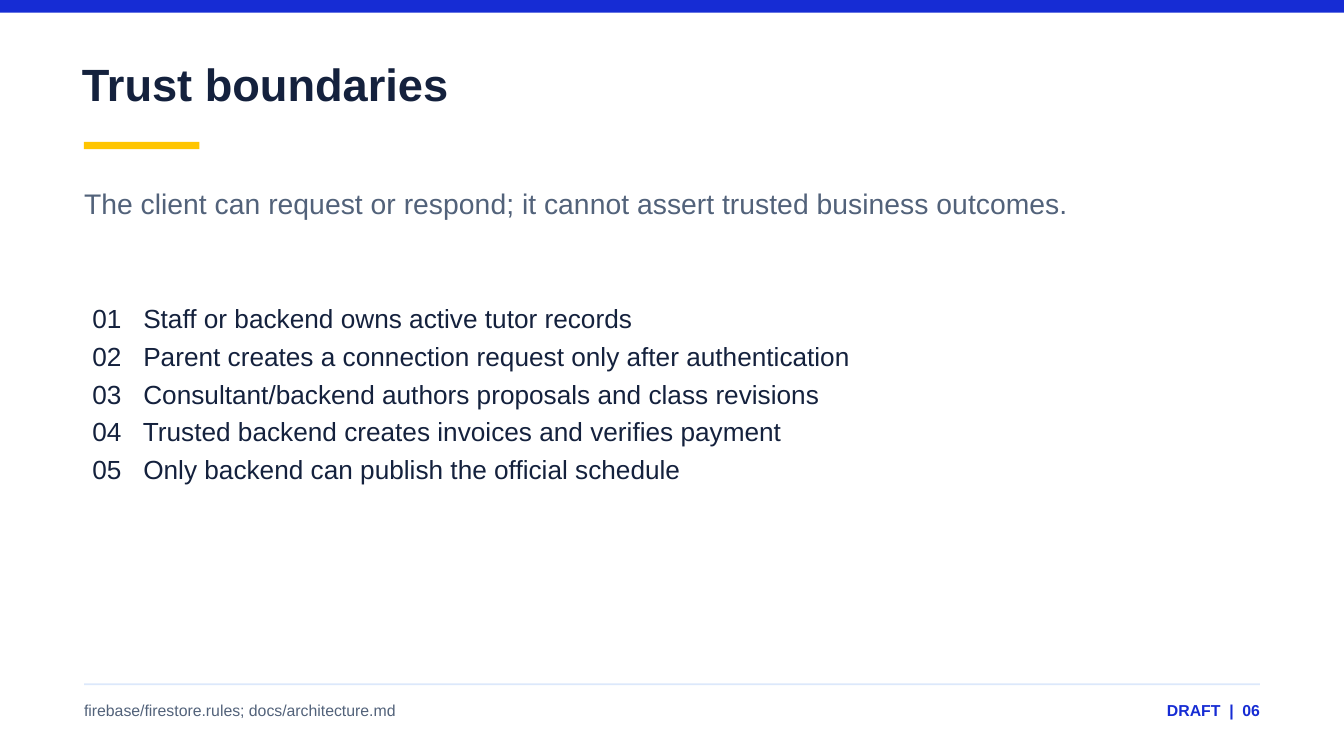
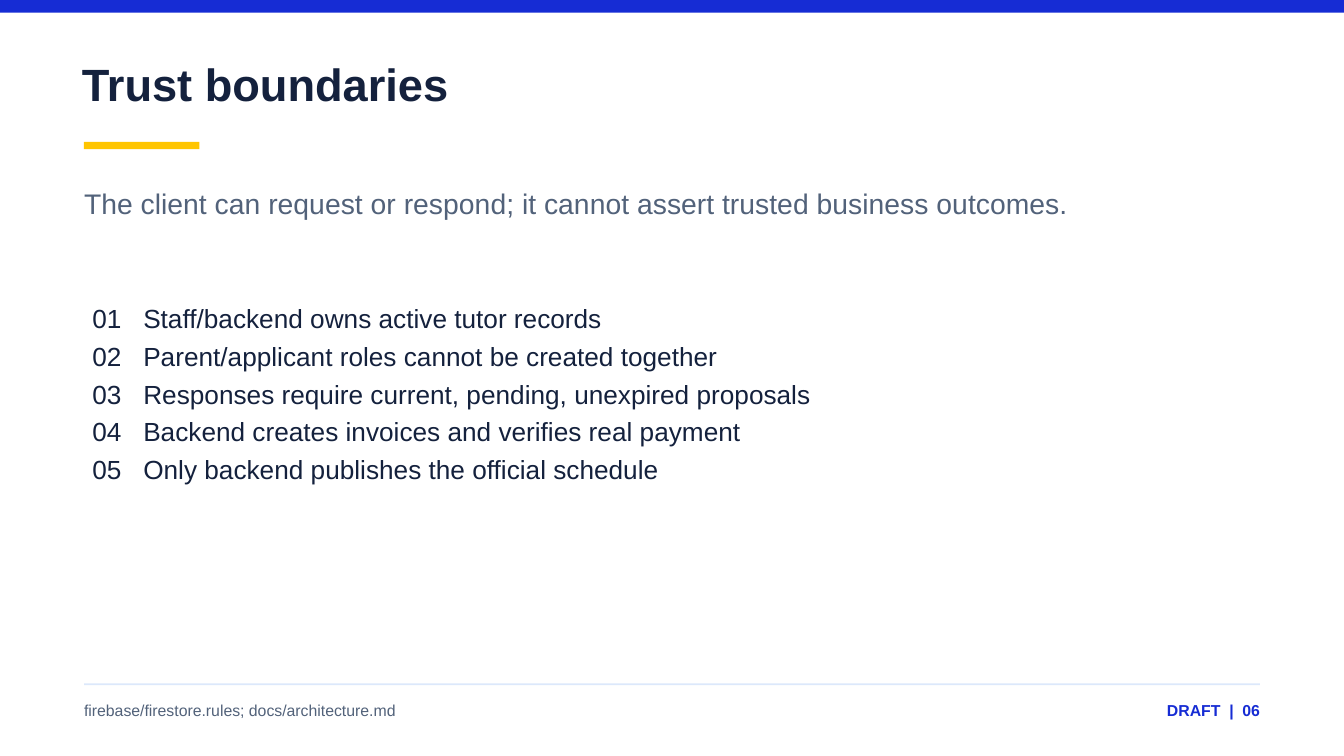
Before and after one commit to YukikoKaori/beewise-lab2, a slide deck: slide 6 of output/presentations/BeeWise-Lab3-Review-DRAFT.pptx. Drawn at 1344x756 pixels with LibreOffice and Linux fonts; fonts in the diff are those of the drawing. Boxes give left, top, right and bottom in pixels: in the first picture for what was removed or moved away, otherwise in the second. Text is boxed around its words. In the diff, an @@ line names an element or a change of style, - is before the commit and + after.

```diff
--- a/output/presentations/BeeWise-Lab3-Review-DRAFT.pptx
+++ b/output/presentations/BeeWise-Lab3-Review-DRAFT.pptx
@@ text at (92,309,811,485): text changed @@
-01 Staff or backend owns active tutor records
-02 Parent creates a connection request only after authentication
-03 Consultant/backend authors proposals and class revisions
-04 Trusted backend creates invoices and verifies payment
-05 Only backend can publish the official schedule
+01 Staff/backend owns active tutor records
+02 Parent/applicant roles cannot be created together
+03 Responses require current, pending, unexpired proposals
+04 Backend creates invoices and verifies real payment
+05 Only backend publishes the official schedule
```
Also in this commit, not shown: 7 other slides changed, 12 other files.
